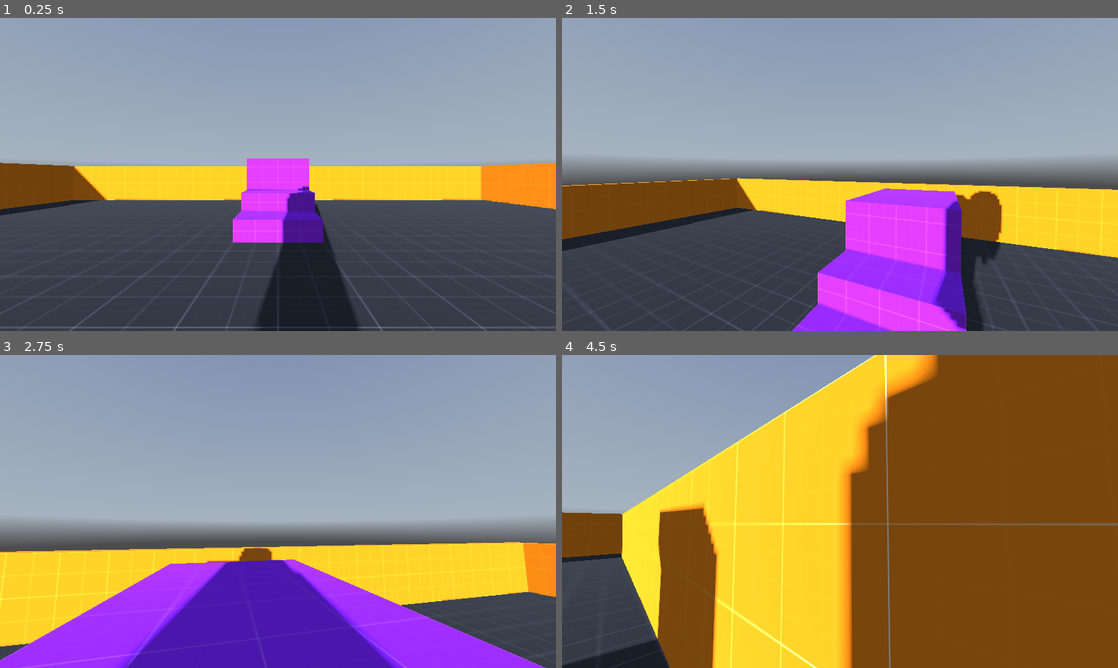
Above: before the commit, frames 1-4 (two rows, left to right).
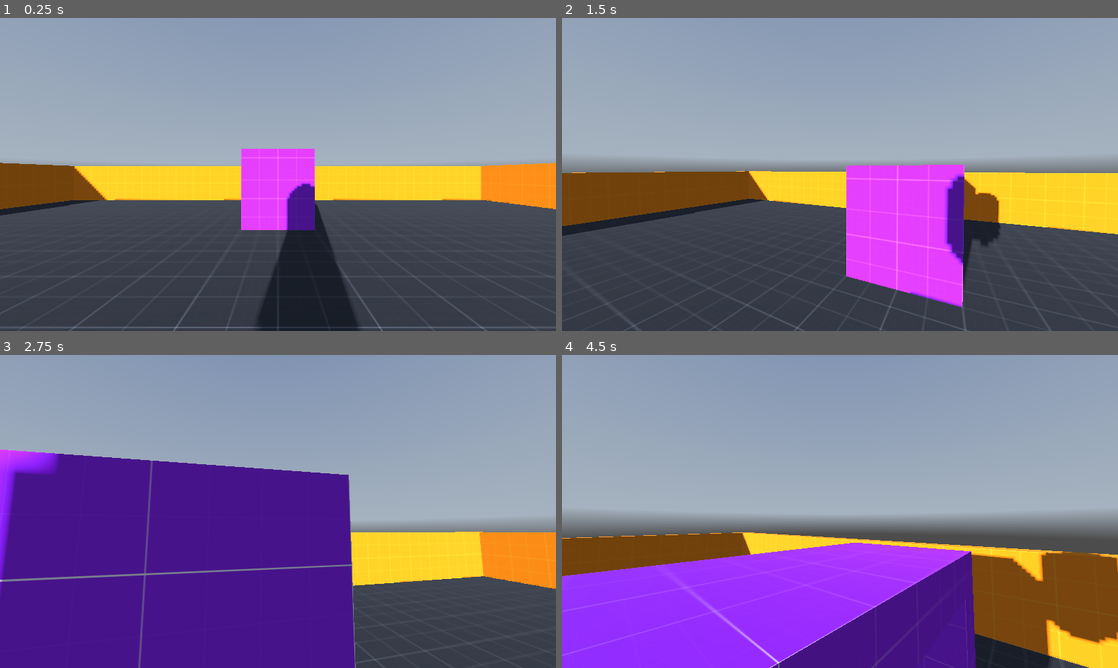
Above: after the commit, the same moments.

Repository: cipfge/fps-controller
Game: Godot game, scene res://levels/world.tscn
Same seed, same stepped clock (60 frames per second), same inputs: the game is played once before the commit and once after it. A sky picture missing from this copy of the repository is replaced by a grey-blue gradient.
Inputs (mouse positions are in pixels of both pictures, inside the frame that each line leads up to):
- Up to frame 1 (0.25 s): no input
- Up to frame 2 (1.5 s): tap Enter at 0.5 s; move the mouse to (867, 174) at 0.52 s; hold Ctrl (crouch) 0.53-1.28 s; hold W (move_forward) from 0.53 s (still down); tap Space (jump) at 0.77, 1.07 s; tap Shift (sprint) at 0.8, 1.35 s; move the mouse to (812, 174) at 1.27 s
- Up to frame 3 (2.75 s): keep holding W (move_forward); tap Space (jump) at 1.52, 1.55, 1.82, 2.1 s; move the mouse to (289, 505) at 2.02 s; hold Ctrl (crouch) from 2.03 s (still down)
- Up to frame 4 (4.5 s): keep holding W (move_forward); move the mouse to (834, 517) at 2.77 s; release Ctrl (crouch) at 2.78 s; tap Ctrl (crouch) at 2.85, 4.35 s; tap Space (jump) at 3.02, 3.32, 3.77, 3.8, 4.07 s; tap Shift (sprint) at 3.05 s; move the mouse to (878, 514) at 3.52 s; hold Shift (sprint) 3.53-4.28 s; move the mouse to (795, 508) at 4.27 s

The runs differ from the first frame. In frame 1, 2.0% of the frame differs, in the area x 41-59%, y 41-72%; in frame 2, 18%; in frame 3, 50%; in frame 4, 74%, in the area x 0-100%, y 0-100%.

Commit message:
Add crouching

Diff:
--- a/controllers/player.gd
+++ b/controllers/player.gd
@@ -1,32 +1,70 @@
 extends CharacterBody3D
 
-@export var WalkSpeed: float = 5.0
-@export var CrouchSpeed: float = 3.0
-@export var SprintSpeed: float = 9.0
+@export_category("Movement")
+@export var WalkSpeed: float = 4.5
+@export var CrouchSpeed: float = 2.5
+@export var SprintSpeed: float = 9.5
 @export var LerpSpeed: float = 10.0
 @export var JumpVelocity: float = 5.0
+
+@export_category("Controller")
 @export var MouseSensitivity: float = 0.3
+
+@export_category("Animation")
+@export var CrouchAnimationSpeed: float = 5.0
 
 # Camera Up/Down limits
 const TiltLowerLimit: float = deg_to_rad(-90.0)
 const TiltUpperLimit: float = deg_to_rad(90.0)
 
 @onready var camera_controller: Node3D = $CameraController as Node3D
+@onready var crouch_shape_cast: ShapeCast3D = $CrouchShapeCast as ShapeCast3D
+@onready var animation_player: AnimationPlayer = $AnimationPlayer as AnimationPlayer
 
 var input_rotation := Vector2.ZERO
 var controller_rotation := Vector2.ZERO
 var move_direction := Vector3.ZERO
+var current_speed: float = WalkSpeed
+var crouching: bool = false
 
 func _ready() -> void:
     Input.mouse_mode = Input.MOUSE_MODE_CAPTURED
+    crouch_shape_cast.add_exception($".")
 
 func _input(event: InputEvent) -> void:
     if event.is_action_pressed("exit_game"):
         get_tree().quit()
+    if event.is_action_pressed("crouch"):
+        toggle_crouching()
 
 func _unhandled_input(event: InputEvent) -> void:
     if event is InputEventMouseMotion and Input.get_mouse_mode() == Input.MOUSE_MODE_CAPTURED:
         input_rotation = Vector2(-event.relative.y * MouseSensitivity, -event.relative.x * MouseSensitivity)
+
+func _physics_process(delta: float) -> void:
+    update_rotation(delta)
+
+    if not is_on_floor():
+        velocity += get_gravity() * delta
+
+    if Input.is_action_just_pressed("jump") and is_on_floor():
+       velocity.y = JumpVelocity
+
+    var speed := current_speed
+    if Input.is_action_pressed("sprint") and crouching == false:
+        speed = SprintSpeed
+
+    var input_dir := Input.get_vector("move_left", "move_right", "move_forward", "move_backward")
+    move_direction = lerp(move_direction, (transform.basis * Vector3(input_dir.x, 0, input_dir.y)).normalized(), delta * LerpSpeed)
+
+    if move_direction:
+        velocity.x = move_direction.x * speed
+        velocity.z = move_direction.z * speed
+    else:
+        velocity.x = move_toward(velocity.x, 0, speed)
+        velocity.z = move_toward(velocity.z, 0, speed)
+
+    move_and_slide()
 
 func update_rotation(delta) -> void:
     controller_rotation.x += input_rotation.x * delta
@@ -40,31 +78,14 @@
     camera_controller.rotation.z = 0.0
     global_transform.basis = Basis.from_euler(player_rotation)
 
-    input_rotation = Vector2(0.0, 0.0)
+    input_rotation = Vector2.ZERO
 
-func _physics_process(delta: float) -> void:
-    update_rotation(delta)
-
-    if not is_on_floor():
-        velocity += get_gravity() * delta
-
-    if Input.is_action_just_pressed("jump") and is_on_floor():
-       velocity.y = JumpVelocity
-
-    var speed := WalkSpeed
-    if Input.is_action_pressed("crouch"):
-        speed = CrouchSpeed
-    elif Input.is_action_pressed("sprint"):
-        speed = SprintSpeed
-
-    var input_dir := Input.get_vector("move_left", "move_right", "move_forward", "move_backward")
-    move_direction = lerp(move_direction, (transform.basis * Vector3(input_dir.x, 0, input_dir.y)).normalized(), delta * LerpSpeed)
-
-    if move_direction:
-        velocity.x = move_direction.x * speed
-        velocity.z = move_direction.z * speed
-    else:
-        velocity.x = move_toward(velocity.x, 0, speed)
-        velocity.z = move_toward(velocity.z, 0, speed)
-
-    move_and_slide()
+func toggle_crouching() -> void:
+    if crouching == true and crouch_shape_cast.is_colliding() == false:
+        animation_player.play("crouch", -1, -CrouchAnimationSpeed, true)
+        current_speed = WalkSpeed
+        crouching = false
+    elif crouching == false:
+        animation_player.play("crouch", -1, CrouchAnimationSpeed, false)
+        current_speed = CrouchSpeed
+        crouching = true
--- a/controllers/player.tscn
+++ b/controllers/player.tscn
@@ -1,26 +1,145 @@
-[gd_scene load_steps=5 format=3 uid="uid://doayvc0xisily"]
+[gd_scene load_steps=9 format=3 uid="uid://doayvc0xisily"]
 
 [ext_resource type="Script" path="res://controllers/player.gd" id="1_g3qal"]
 [ext_resource type="Material" uid="uid://c7w5nhqc43peh" path="res://materials/player.tres" id="2_ds2y7"]
 
+[sub_resource type="CapsuleShape3D" id="CapsuleShape3D_8fcdc"]
+
 [sub_resource type="CapsuleMesh" id="CapsuleMesh_gpb5n"]
 material = ExtResource("2_ds2y7")
 
-[sub_resource type="CapsuleShape3D" id="CapsuleShape3D_8fcdc"]
+[sub_resource type="Animation" id="Animation_frpet"]
+resource_name = "crouch"
+tracks/0/type = "value"
+tracks/0/imported = false
+tracks/0/enabled = true
+tracks/0/path = NodePath("CollisionShape:shape:height")
+tracks/0/interp = 2
+tracks/0/loop_wrap = true
+tracks/0/keys = {
+"times": PackedFloat32Array(0, 1),
+"transitions": PackedFloat32Array(1, 1),
+"update": 0,
+"values": [2.0, 1.5]
+}
+tracks/1/type = "value"
+tracks/1/imported = false
+tracks/1/enabled = true
+tracks/1/path = NodePath("CollisionShape:position")
+tracks/1/interp = 2
+tracks/1/loop_wrap = true
+tracks/1/keys = {
+"times": PackedFloat32Array(0, 1),
+"transitions": PackedFloat32Array(1, 1),
+"update": 0,
+"values": [Vector3(0, 1, 0), Vector3(0, 0.75, 0)]
+}
+tracks/2/type = "value"
+tracks/2/imported = false
+tracks/2/enabled = true
+tracks/2/path = NodePath("CameraController:position")
+tracks/2/interp = 2
+tracks/2/loop_wrap = true
+tracks/2/keys = {
+"times": PackedFloat32Array(0, 1),
+"transitions": PackedFloat32Array(1, 1),
+"update": 0,
+"values": [Vector3(0, 1.5, 0), Vector3(0, 1, 0)]
+}
+tracks/3/type = "value"
+tracks/3/imported = false
+tracks/3/enabled = true
+tracks/3/path = NodePath("CollisionShape/PlaceholderMesh:mesh:height")
+tracks/3/interp = 2
+tracks/3/loop_wrap = true
+tracks/3/keys = {
+"times": PackedFloat32Array(0, 1),
+"transitions": PackedFloat32Array(1, 1),
+"update": 0,
+"values": [2.0, 1.5]
+}
+
+[sub_resource type="Animation" id="Animation_og7v5"]
+length = 0.001
+tracks/0/type = "value"
+tracks/0/imported = false
+tracks/0/enabled = true
+tracks/0/path = NodePath("CollisionShape:shape:height")
+tracks/0/interp = 1
+tracks/0/loop_wrap = true
+tracks/0/keys = {
+"times": PackedFloat32Array(0),
+"transitions": PackedFloat32Array(1),
+"update": 0,
+"values": [2.0]
+}
+tracks/1/type = "value"
+tracks/1/imported = false
+tracks/1/enabled = true
+tracks/1/path = NodePath("CollisionShape:position")
+tracks/1/interp = 1
+tracks/1/loop_wrap = true
+tracks/1/keys = {
+"times": PackedFloat32Array(0),
+"transitions": PackedFloat32Array(1),
+"update": 0,
+"values": [Vector3(0, 1, 0)]
+}
+tracks/2/type = "value"
+tracks/2/imported = false
+tracks/2/enabled = true
+tracks/2/path = NodePath("CameraController:position")
+tracks/2/interp = 1
+tracks/2/loop_wrap = true
+tracks/2/keys = {
+"times": PackedFloat32Array(0),
+"transitions": PackedFloat32Array(1),
+"update": 0,
+"values": [Vector3(0, 1.5, 0)]
+}
+tracks/3/type = "value"
+tracks/3/imported = false
+tracks/3/enabled = true
+tracks/3/path = NodePath("CollisionShape/PlaceholderMesh:mesh:height")
+tracks/3/interp = 1
+tracks/3/loop_wrap = true
+tracks/3/keys = {
+"times": PackedFloat32Array(0),
+"transitions": PackedFloat32Array(1),
+"update": 0,
+"values": [2.0]
+}
+
+[sub_resource type="AnimationLibrary" id="AnimationLibrary_lv85c"]
+_data = {
+"RESET": SubResource("Animation_og7v5"),
+"crouch": SubResource("Animation_frpet")
+}
+
+[sub_resource type="SphereShape3D" id="SphereShape3D_rk3ce"]
 
 [node name="Player" type="CharacterBody3D"]
 script = ExtResource("1_g3qal")
-
-[node name="PlaceholderMesh" type="MeshInstance3D" parent="."]
-transform = Transform3D(1, 0, 0, 0, 1, 0, 0, 0, 1, 0, 1, 0)
-mesh = SubResource("CapsuleMesh_gpb5n")
-skeleton = NodePath("../CollisionShape")
 
 [node name="CollisionShape" type="CollisionShape3D" parent="."]
 transform = Transform3D(1, 0, 0, 0, 1, 0, 0, 0, 1, 0, 1, 0)
 shape = SubResource("CapsuleShape3D_8fcdc")
 
+[node name="PlaceholderMesh" type="MeshInstance3D" parent="CollisionShape"]
+mesh = SubResource("CapsuleMesh_gpb5n")
+
 [node name="CameraController" type="Node3D" parent="."]
 transform = Transform3D(1, 0, 0, 0, 1, 0, 0, 0, 1, 0, 1.5, 0)
 
 [node name="Camera" type="Camera3D" parent="CameraController"]
+
+[node name="AnimationPlayer" type="AnimationPlayer" parent="."]
+libraries = {
+"": SubResource("AnimationLibrary_lv85c")
+}
+
+[node name="CrouchShapeCast" type="ShapeCast3D" parent="."]
+transform = Transform3D(1, 0, 0, 0, 1, 0, 0, 0, 1, 0, 1.5, 0)
+shape = SubResource("SphereShape3D_rk3ce")
+target_position = Vector3(0, 0.5, 0)
+debug_shape_custom_color = Color(1, 1, 0, 1)
--- a/levels/world.tscn
+++ b/levels/world.tscn
@@ -27,63 +27,75 @@
 transform = Transform3D(0.990268, 0.0193692, -0.137819, 0, 0.990268, 0.139173, 0.139173, -0.137819, 0.980631, 0, 0, 0)
 shadow_enabled = true
 
-[node name="Floor" type="CSGBox3D" parent="."]
-transform = Transform3D(1, 0, 0, 0, 1, 0, 0, 0, 1, 0, -0.25, 0)
+[node name="Platform_01" type="Node3D" parent="."]
+transform = Transform3D(1, 0, 0, 0, 1, 0, 0, 0, 1, 0, 0.75, -6.5)
+
+[node name="Floor_01" type="CSGBox3D" parent="Platform_01"]
+transform = Transform3D(1, 0, 0, 0, 1, 0, 0, 0, 1, 0, -1, 6.5)
 use_collision = true
 size = Vector3(25, 0.5, 25)
 material = ExtResource("2_40uua")
 
-[node name="Walls" type="Node3D" parent="."]
-transform = Transform3D(1, 0, 0, 0, 1, 0, 0, 0, 1, 0, 0.75, -6.5)
-
-[node name="Wall_01" type="CSGBox3D" parent="Walls"]
+[node name="Wall_01" type="CSGBox3D" parent="Platform_01"]
 transform = Transform3D(1, 0, 0, 0, 1, 0, 0, 0, 1, 12.25, 0.25, 6.5)
 use_collision = true
 size = Vector3(0.5, 2, 25)
 material = ExtResource("3_l461q")
 
-[node name="Wall_02" type="CSGBox3D" parent="Walls"]
-transform = Transform3D(-4.37114e-08, 0, 1, 0, 1, 0, -1, 0, -4.37114e-08, 0, 0.25, 18.75)
+[node name="Wall_02" type="CSGBox3D" parent="Platform_01"]
+transform = Transform3D(-4.37114e-08, 0, 1, 0, 1, 0, -1, 0, -4.37114e-08, -7, 0.25, 18.75)
 use_collision = true
-size = Vector3(0.5, 2, 24)
+size = Vector3(0.5, 2, 10)
 material = ExtResource("3_l461q")
 
-[node name="Wall_03" type="CSGBox3D" parent="Walls"]
+[node name="Wall_03" type="CSGBox3D" parent="Platform_01"]
 transform = Transform3D(-4.37114e-08, 0, 1, 0, 1, 0, -1, 0, -4.37114e-08, 0, 0.25, -5.75)
 use_collision = true
 size = Vector3(0.5, 2, 24)
 material = ExtResource("3_l461q")
 
-[node name="Wall_04" type="CSGBox3D" parent="Walls"]
+[node name="Wall_04" type="CSGBox3D" parent="Platform_01"]
 transform = Transform3D(1, 0, 0, 0, 1, 0, 0, 0, 1, -12.25, 0.25, 6.5)
 use_collision = true
 size = Vector3(0.5, 2, 25)
 material = ExtResource("3_l461q")
 
-[node name="TestStairs" type="Node3D" parent="."]
-transform = Transform3D(1, 0, 0, 0, 1, 0, 0, 0, 1, 0, 0.75, -6.5)
+[node name="Wall_05" type="CSGBox3D" parent="Platform_01"]
+transform = Transform3D(-4.37114e-08, 0, -1, 0, 1, 0, 1, 0, -4.37114e-08, 7, 0.25, 18.75)
+use_collision = true
+size = Vector3(0.5, 2, 10)
+material = ExtResource("3_l461q")
 
-[node name="Block_01" type="CSGBox3D" parent="TestStairs"]
-transform = Transform3D(1, 0, 0, 0, 1, 0, 0, 0, 1, 0, -0.5, 0.5)
+[node name="Block_01" type="CSGBox3D" parent="Platform_01"]
+transform = Transform3D(1, 0, 0, 0, 1, 0, 0, 0, 1, 0, 0.1, 0.75)
 use_collision = true
-size = Vector3(2, 0.5, 3)
+size = Vector3(2, 1.7, 0.5)
 material = ExtResource("3_w1mgy")
 
-[node name="Block_02" type="CSGBox3D" parent="TestStairs"]
+[node name="Block_02" type="CSGBox3D" parent="Platform_01"]
+transform = Transform3D(1, 0, 0, 0, 1, 0, 0, 0, 1, 0, 1.2, -1)
 use_collision = true
-size = Vector3(2, 0.5, 2)
+size = Vector3(2, 0.5, 4)
 material = ExtResource("3_w1mgy")
 
-[node name="Block_03" type="CSGBox3D" parent="TestStairs"]
-transform = Transform3D(1, 0, 0, 0, 1, 0, 0, 0, 1, 0, 0.5, -0.5)
+[node name="Block_03" type="CSGBox3D" parent="Platform_01"]
+transform = Transform3D(1, 0, 0, 0, 1, 0, 0, 0, 1, 0, 0.1, -2.75)
 use_collision = true
-size = Vector3(2, 0.5, 1)
+size = Vector3(2, 1.7, 0.5)
 material = ExtResource("3_w1mgy")
 
-[node name="Block_04" type="CSGBox3D" parent="TestStairs"]
-transform = Transform3D(1, 0, 0, 0, 1, 0, 0, 0, 1, 0, 1, -1.5)
+[node name="Platform_02" type="Node3D" parent="."]
+
+[node name="Floor_01" type="CSGBox3D" parent="Platform_02"]
+transform = Transform3D(1, 0, 0, 0, 1, 0, 0, 0, 1, 0, 3.63, 39.18)
 use_collision = true
-size = Vector3(2, 0.5, 3)
-material = ExtResource("3_w1mgy")
+size = Vector3(25, 0.5, 25)
+material = ExtResource("2_40uua")
+
+[node name="Ramp_01" type="CSGBox3D" parent="."]
+transform = Transform3D(1, 0, 0, 0, 0.965926, 0.258819, 0, -0.258819, 0.965926, 0, 1.7, 19.5)
+use_collision = true
+size = Vector3(4, 0.5, 15)
+material = ExtResource("2_40uua")
 
 [node name="Player" parent="." instance=ExtResource("3_7qfvu")]
--- a/materials/block.tres
+++ b/materials/block.tres
@@ -1,7 +1,7 @@
 [gd_resource type="StandardMaterial3D" load_steps=2 format=3 uid="uid://dh06onqtxmfyw"]
 
-[ext_resource type="Texture2D" uid="uid://cjg5h7fli76nf" path="res://assets/textures/grid/purple/texture_02.png" id="1_nr2ra"]
+[ext_resource type="Texture2D" uid="uid://bxpcrvl2bt4em" path="res://assets/textures/grid/purple/texture_04.png" id="1_8eocs"]
 
 [resource]
-albedo_texture = ExtResource("1_nr2ra")
+albedo_texture = ExtResource("1_8eocs")
 uv1_triplanar = true
